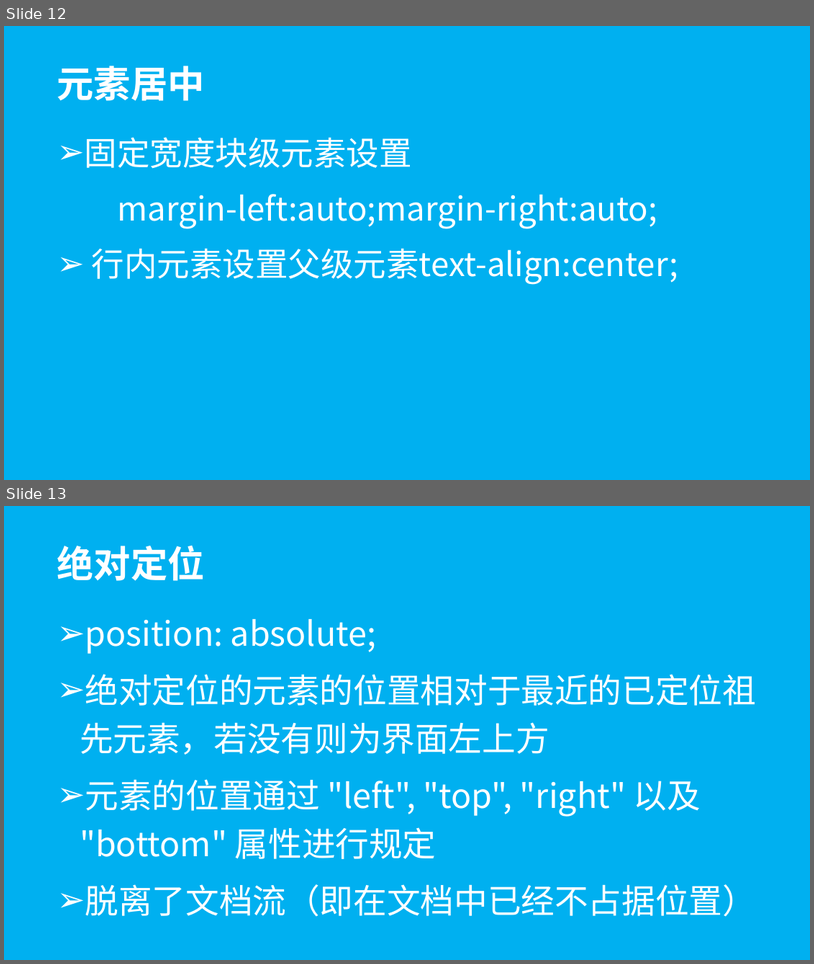
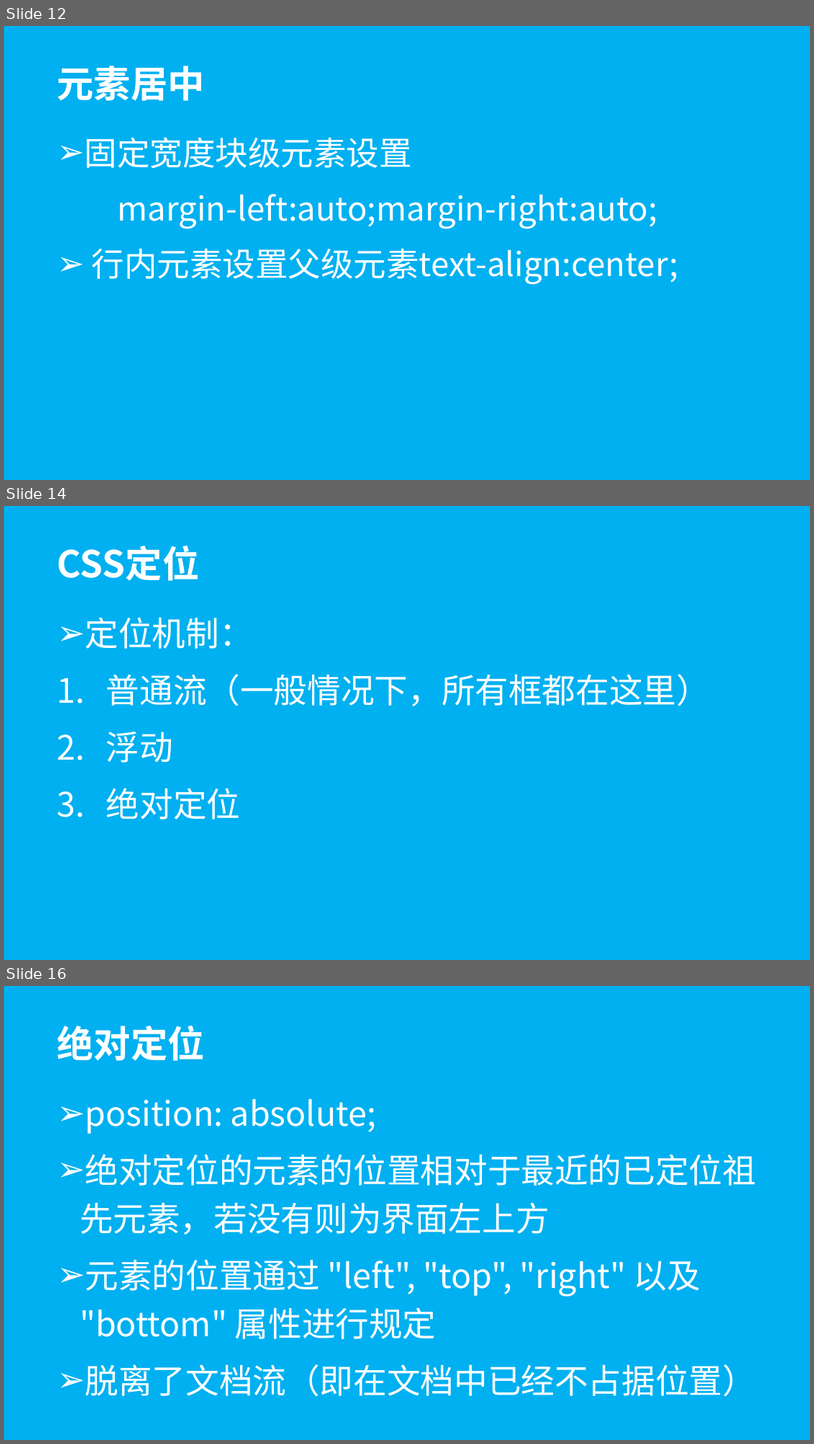
Before and after one commit to wugenshui/ppt, a slide deck: HTML_CSS/Html&CSS.pptx. Shown one above the other, each under a label of ours: slides 12 and 13 before the commit, slides 12, 14 and 16 after it; the slides between them are not shown. The pictures are 814x964 and 814x1444 pixels, drawn with LibreOffice and Linux fonts; fonts in the diff are those of the drawing. Boxes give left, top, right and bottom in pixels: in the first picture for what was removed or moved away, otherwise in the second. Text is boxed around its words. In the diff, an @@ line names an element or a change of style, - is before the commit and + after.

```diff
--- a/HTML_CSS/Html&CSS.pptx
+++ b/HTML_CSS/Html&CSS.pptx
@@ slide 14 added at (4,506,810,960), background #00B0F0 @@
@@ title added at (57,545,200,581), 44 pt, text #FFFFFF, bold @@
+CSS定位
@@ subtitle added at (85,617,710,819), 40 pt, text #FFFFFF @@
+➢ 定位机制：
+1. 普通流（一般情况下，所有框都在这里）
+2. 浮动
+3. 绝对定位
@@ what was slide 13 is now slide 16 @@
```
Also in this commit, not shown: 3 slides changed, 2 other slides added, 4 other files.
